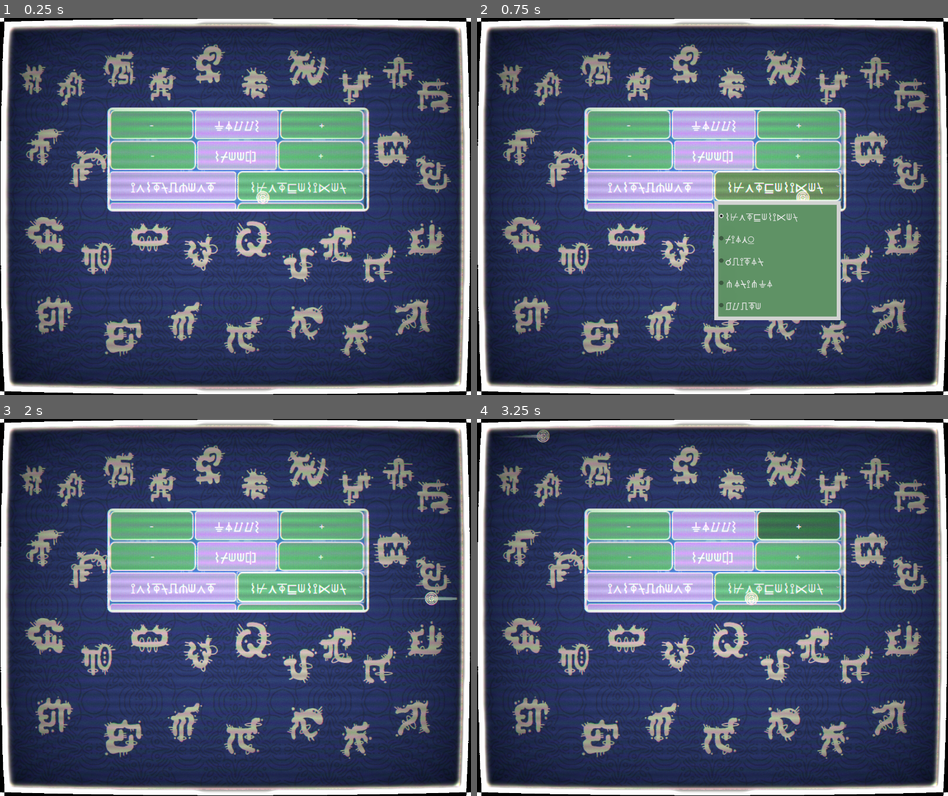
Above: before the commit, frames 1-4 (two rows, left to right).
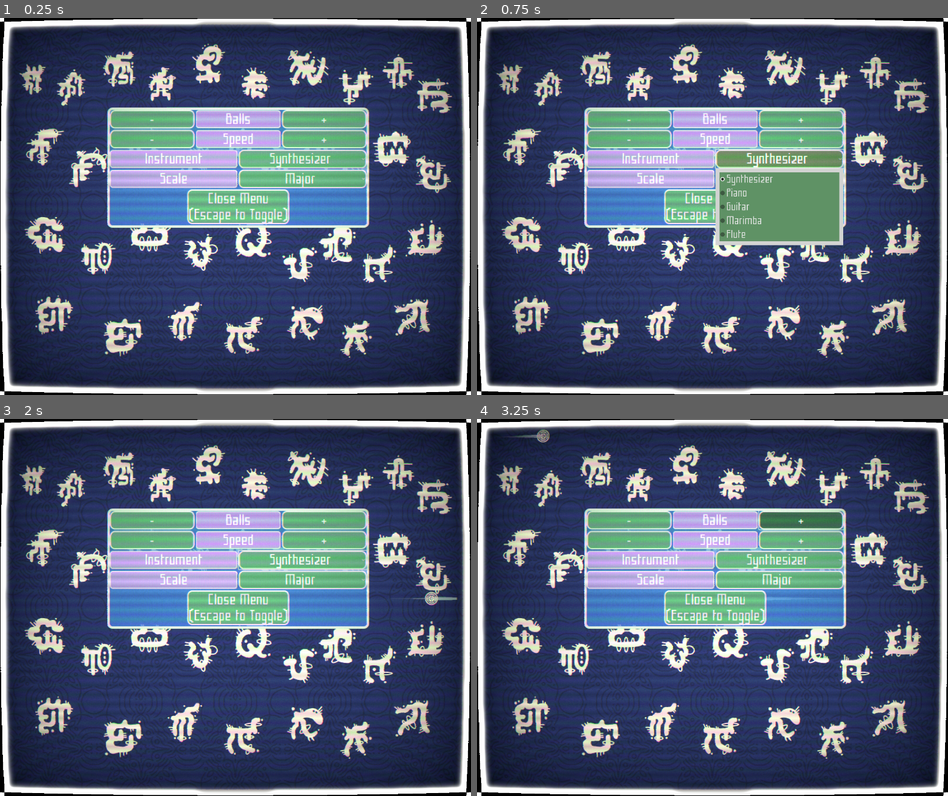
Above: after the commit, the same moments.

Repository: C-RJohnston/KBoard-Pong
Game: Godot game, scene res://MainScene.tscn
Same seed, same stepped clock (60 frames per second), same inputs: the game is played once before the commit and once after it.
Inputs:
- Up to frame 1 (0.25 s): no input
- Up to frame 2 (0.75 s): click "⌇⊬⋏⏁⊑⟒⌇⟟⋉⟒⍀" (after the commit: "Synthesizer") at 0.5 s
- Up to frame 3 (2 s): click "⋔⏃⟊⍜⍀" (after the commit: "Major") at 1.25 s
- Up to frame 4 (3.25 s): click "-" at 2 s; click "+" at 2.75 s

The runs differ from the first frame. In frame 1, 24% of the frame differs, in the area x 1-99%, y 1-99%; in frame 2, 27%; in frame 3, 24%; in frame 4, 24%.

Commit message:
buildstuff

Diff:
--- a/MainScene.tscn
+++ b/MainScene.tscn
@@ -153,6 +153,7 @@
 shape = SubResource("RectangleShape2D_53cqu")
 
 [node name="Bordr2" type="Sprite2D" parent="Borders"]
+visible = false
 material = SubResource("ShaderMaterial_rlji8")
 position = Vector2(746, 602)
 texture = ExtResource("42_48cxy")
@@ -162,6 +163,7 @@
 texture = ExtResource("42_48cxy")
 
 [node name="Positions" type="Node2D" parent="."]
+z_index = 2
 
 [node name="1" type="Sprite2D" parent="Positions"]
 position = Vector2(105.25, 197)
@@ -612,10 +614,11 @@
 color = Color(0.2, 0.2, 0.2, 0.4)
 
 [node name="PanelContainer" type="PanelContainer" parent="."]
+z_index = 6
 offset_left = 343.0
 offset_top = 286.0
 offset_right = 1174.0
-offset_bottom = 616.0
+offset_bottom = 668.0
 theme = ExtResource("45_m8127")
 
 [node name="ScrollContainer" type="ScrollContainer" parent="PanelContainer"]
@@ -642,7 +645,7 @@
 layout_mode = 2
 size_flags_horizontal = 3
 theme = ExtResource("45_m8127")
-text = "⏚⏃⌰⌰⌇"
+text = "Balls"
 horizontal_alignment = 1
 vertical_alignment = 1
 
@@ -663,7 +666,10 @@
 
 [node name="Label" type="Label" parent="PanelContainer/ScrollContainer/VBoxContainer/Speed"]
 layout_mode = 2
-text = "    ⌇⌿⟒⟒⎅     "
+size_flags_horizontal = 3
+text = "Speed"
+horizontal_alignment = 1
+vertical_alignment = 1
 
 [node name="SpeedPlus" type="Button" parent="PanelContainer/ScrollContainer/VBoxContainer/Speed"]
 layout_mode = 2
@@ -678,7 +684,7 @@
 [node name="Label" type="Label" parent="PanelContainer/ScrollContainer/VBoxContainer/Instrument"]
 layout_mode = 2
 size_flags_horizontal = 3
-text = "⟟⋏⌇⏁⍀⎍⋔⟒⋏⏁"
+text = "Instrument"
 horizontal_alignment = 1
 vertical_alignment = 1
 
@@ -689,14 +695,14 @@
 selected = 0
 allow_reselect = true
 item_count = 5
-popup/item_0/text = "⌇⊬⋏⏁⊑⟒⌇⟟⋉⟒⍀"
-popup/item_1/text = "⌿⟟⏃⋏⍜"
+popup/item_0/text = "Synthesizer"
+popup/item_1/text = "Piano"
 popup/item_1/id = 1
-popup/item_2/text = "☌⎍⟟⏁⏃⍀"
+popup/item_2/text = "Guitar"
 popup/item_2/id = 2
-popup/item_3/text = "⋔⏃⍀⟟⋔⏚⏃"
+popup/item_3/text = "Marimba"
 popup/item_3/id = 3
-popup/item_4/text = "⎎⌰⎍⏁⟒"
+popup/item_4/text = "Flute"
 popup/item_4/id = 4
 
 [node name="Scale" type="HBoxContainer" parent="PanelContainer/ScrollContainer/VBoxContainer"]
@@ -705,7 +711,7 @@
 [node name="Label" type="Label" parent="PanelContainer/ScrollContainer/VBoxContainer/Scale"]
 layout_mode = 2
 size_flags_horizontal = 3
-text = "⌇☊⏃⌰⟒"
+text = "Scale"
 horizontal_alignment = 1
 vertical_alignment = 1
 
@@ -715,14 +721,14 @@
 alignment = 1
 selected = 0
 item_count = 5
-popup/item_0/text = "⋔⏃⟊⍜⍀"
-popup/item_1/text = "⋔⟟⋏⍜⍀"
+popup/item_0/text = "Major"
+popup/item_1/text = "Minor"
 popup/item_1/id = 1
-popup/item_2/text = "⎅⍜⍀⟟⏃⋏"
+popup/item_2/text = "Dorian"
 popup/item_2/id = 2
-popup/item_3/text = "⏃⟒⍀⟟⍜⏃⋏"
+popup/item_3/text = "Aeorian"
 popup/item_3/id = 4
-popup/item_4/text = "⌿⊑⍀⊬☌⟟⏃⋏"
+popup/item_4/text = "Phyrgian"
 popup/item_4/id = 5
 
 [node name="ExitMenu" type="HBoxContainer" parent="PanelContainer/ScrollContainer/VBoxContainer"]
@@ -733,7 +739,8 @@
 layout_mode = 2
 size_flags_horizontal = 0
 mouse_filter = 1
-text = "☊⌰⍜⌇⟒ ⋔⟒⋏⎍"
+text = "Close Menu
+(Escape to Toggle)"
 
 [node name="BG" type="Node2D" parent="."]
 z_index = -9
--- a/project.godot
+++ b/project.godot
@@ -18,6 +18,10 @@
 boot_splash/fullsize=false
 config/icon="res://icon.svg"
 
+[audio]
+
+general/default_playback_type.web=0
+
 [display]
 
 window/size/viewport_width=1500
@@ -225,5 +229,6 @@
 
 renderer/rendering_method="gl_compatibility"
 renderer/rendering_method.mobile="gl_compatibility"
+shader_compiler/shader_cache/compress=false
 environment/defaults/default_clear_color=Color(0.0960707, 0.165666, 0.451019, 1)
 viewport/hdr_2d=true
Not shown, changed: export_presets.cfg
